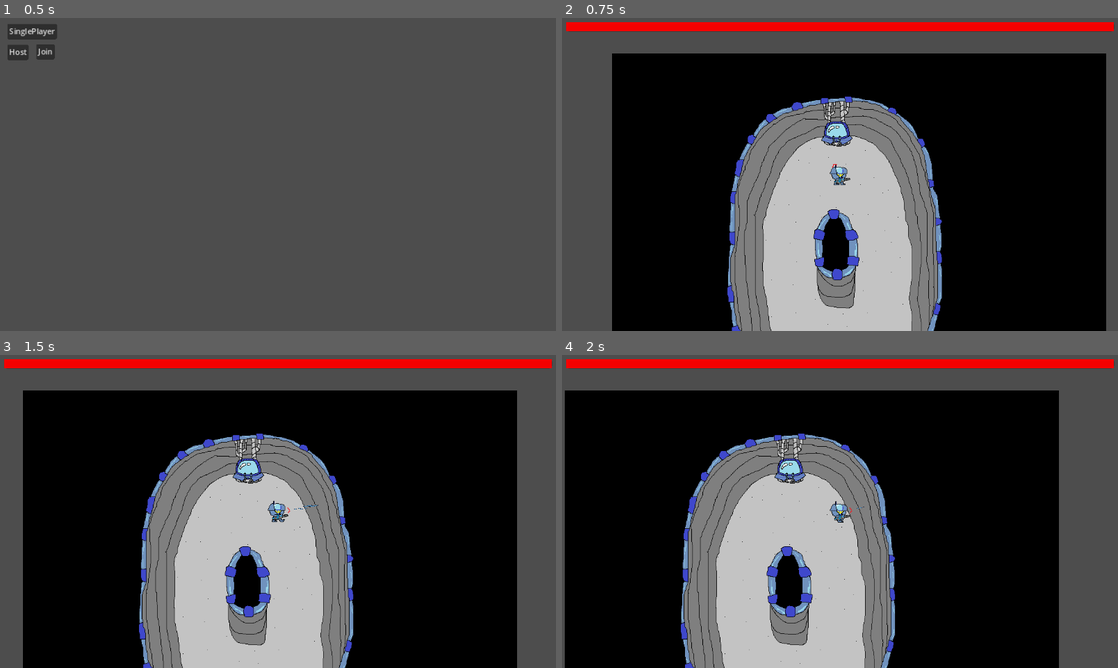
Above: before the commit, frames 1-4 (two rows, left to right).
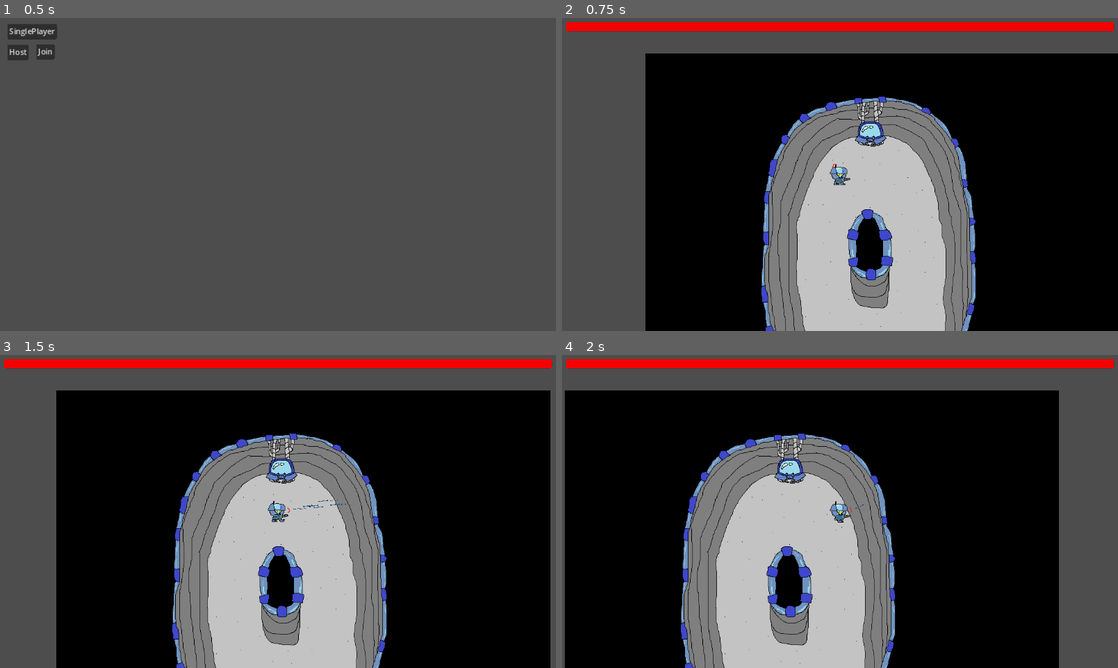
Above: after the commit, the same moments.

Repository: Zegaroth/Metastasis
Game: Godot game, scene res://scenes/main_menu.tscn
Same seed, same stepped clock (60 frames per second), same inputs: the game is played once before the commit and once after it. The engine's default icon, where the game draws it, is replaced by a stand-in: a white triangle on a blue panel in a dark square.
Inputs (mouse positions are in pixels of both pictures, inside the frame that each line leads up to):
- Up to frame 1 (0.5 s): no input
- Up to frame 2 (0.75 s): click "Host" at 0.5 s
- Up to frame 3 (1.5 s): tap Enter at 1.25 s; move the mouse to (400, 495) at 1.27 s; press the mouse at (400, 495) at 1.28 s; hold D (right) from 1.28 s (still down)
- Up to frame 4 (2 s): keep holding D (right)

Frame 1 is identical in both runs. In frame 2, 29% of the frame differs, in the area x 9-100%, y 11-100%; in frame 3, 32%, in the area x 4-99%, y 11-100%; in frame 4, less than 0.1%.

Commit message:
spawnpoints
spawns players on two points

Diff:
--- a/scenes/main.tscn
+++ b/scenes/main.tscn
@@ -77,4 +77,12 @@
 _spawnable_scenes = PackedStringArray("res://scenes/player.tscn", "res://scenes/projectile.tscn", "res://scenes/basicai.tscn")
 spawn_path = NodePath("..")
 
+[node name="SpawnLocations" type="Node2D" parent="."]
+
+[node name="0" type="Node2D" parent="SpawnLocations" groups=["spawnpoint"]]
+position = Vector2(-70, 0)
+
+[node name="1" type="Node2D" parent="SpawnLocations" groups=["spawnpoint"]]
+position = Vector2(50, 0)
+
 [connection signal="body_entered" from="Environment/Test/Area2D" to="Environment/Test/Area2D" method="_on_body_entered"]
--- a/scripts/main.gd
+++ b/scripts/main.gd
@@ -6,19 +6,25 @@
 @export var playerscene: PackedScene
 @onready var main_node = $"."
 
+@onready var spawnIndex: int = 0
+
 func _ready():
 	#print(MainMenu.hosting)
 	if MainMenu.hosting:
 		#main_node = get_tree().get_current_scene().get_node("Main")
 		var server_peer = ENetMultiplayerPeer.new()
 		server_peer.create_server(SERVER_PORT)
+		#server_peer.get_host().compress(ENetConnection.COMPRESS_RANGE_CODER)
 		multiplayer.multiplayer_peer = server_peer
-		multiplayer.peer_connected.connect(_add_player)
+		multiplayer.peer_connected.connect(_add_player) #called on server plus clients
+		#multiplayer.peer_disconnected.connect(   )#called on server plus clients
+		#multiplayer.connected_to_server.connect(   )#called on clients only
+		#multiplayer.connection_failed.connect(   )#called on clients only
 		_add_player()
 	else:
 		var client_peer = ENetMultiplayerPeer.new()
 		client_peer.create_client(SERVER_IP, SERVER_PORT)
-
+		#client_peer.get_host().compress(ENetConnection.COMPRESS_RANGE_CODER)
 		multiplayer.multiplayer_peer = client_peer
 
 func _add_player(id = 1):
@@ -27,6 +33,10 @@
 	player.name = str(id)
 	main_node.add_child(player, true)
 	#call_deferred("add_child", player)
+	for spawnpoint in get_tree().get_nodes_in_group("spawnpoint"):
+		if spawnpoint.name == str(spawnIndex):
+			player.global_position = spawnpoint.global_position
+	spawnIndex += 1
 
 #func exit_game(id):
 #	multiplayer.peer_disconnected.connect(delete_player)
